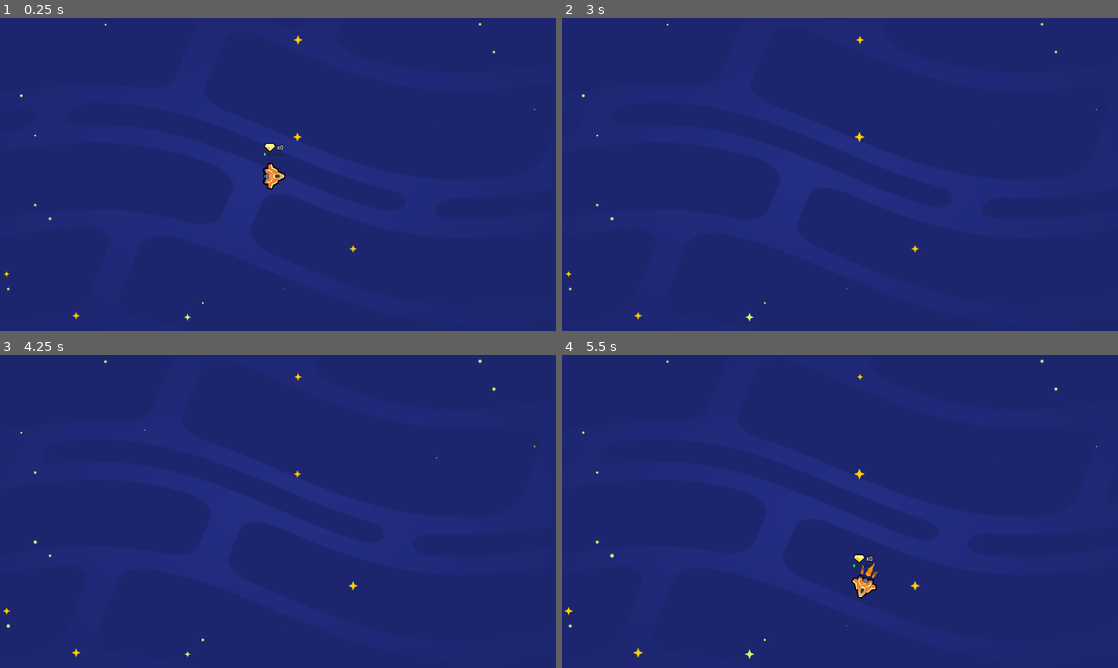
Above: before the commit, frames 1-4 (two rows, left to right).
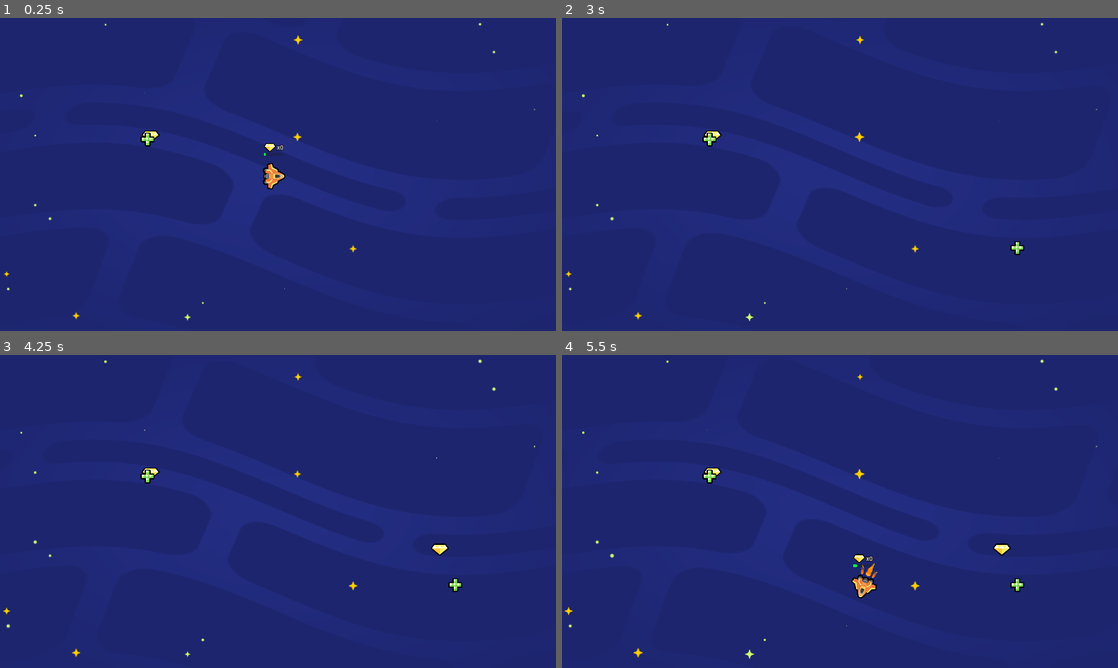
Above: after the commit, the same moments.

Repository: EvanYee3/2d-GameDev-Course
Game: Godot game, scene res://lessons/space_level.tscn
Two runs of this game, one before a commit and one after it. Both use one fixed random seed, a clock stepped at 60 frames per second and the inputs below.
Inputs:
- Up to frame 1 (0.25 s): no input
- Up to frame 2 (3 s): hold D (move_right) 0.53-1.28 s; hold S (move_down) 1.28-2.03 s; hold D (move_right) 2.03-2.78 s; hold W (move_up) from 2.78 s (still down)
- Up to frame 3 (4.25 s): tap Enter at 3.5 s; release W (move_up) at 3.53 s; hold A (move_left) from 3.53 s (still down)
- Up to frame 4 (5.5 s): release A (move_left) at 5.03 s; hold S (move_down) from 5.03 s (still down)

The runs differ from the first frame. In frame 1, 0.1% of the frame differs, in the area x 25-29%, y 36-42%; in frame 2, 0.2%; in frame 3, 0.3%; in frame 4, 0.3%, in the area x 25-84%, y 36-76%.

Commit message:
M5 L8 Done

Diff:
--- a/05.loot_it_all_workbook/lessons/gem.tscn
+++ b/05.loot_it_all_workbook/lessons/gem.tscn
@@ -7,6 +7,7 @@
 radius = 25.0
 
 [node name="Gem" type="Area2D" groups=["gem"]]
+collision_layer = 2
 script = ExtResource("1_s1obg")
 
 [node name="Sprite2D" type="Sprite2D" parent="."]
--- a/05.loot_it_all_workbook/lessons/health_pack.tscn
+++ b/05.loot_it_all_workbook/lessons/health_pack.tscn
@@ -7,6 +7,7 @@
 radius = 25.0
 
 [node name="HealthPack" type="Area2D" groups=["healing_item"]]
+collision_layer = 2
 script = ExtResource("1_ihopk")
 
 [node name="Sprite2D" type="Sprite2D" parent="."]
--- a/05.loot_it_all_workbook/lessons/space_level.tscn
+++ b/05.loot_it_all_workbook/lessons/space_level.tscn
@@ -1,15 +1,24 @@
-[gd_scene load_steps=4 format=3 uid="uid://btkjymc78ap8d"]
+[gd_scene load_steps=6 format=3 uid="uid://btkjymc78ap8d"]
 
 [ext_resource type="PackedScene" uid="uid://dmv50krf4bo5r" path="res://lessons/ship.tscn" id="2_2j1u5"]
 [ext_resource type="PackedScene" uid="uid://bxfevggvxo634" path="res://assets/background/space_background.tscn" id="3_e6xy1"]
 [ext_resource type="PackedScene" uid="uid://drckc4x6gxeav" path="res://lessons/random_item_placer.tscn" id="3_lm0a2"]
+[ext_resource type="PackedScene" uid="uid://cbe3kpnqudejt" path="res://lessons/gem.tscn" id="4_qnawd"]
+[ext_resource type="PackedScene" uid="uid://besft06lr0nsw" path="res://lessons/health_pack.tscn" id="5_4f8ca"]
 
 [node name="Level" type="Node2D"]
 
 [node name="Ship" parent="." instance=ExtResource("2_2j1u5")]
 position = Vector2(946, 546)
+collision_mask = 2
 
 [node name="SpaceBackground" parent="." instance=ExtResource("3_e6xy1")]
 
 [node name="RandomItemPlacer" parent="." instance=ExtResource("3_lm0a2")]
-position = Vector2(1367.17, 462.046)
+position = Vector2(936, 293)
+
+[node name="Gem" parent="." instance=ExtResource("4_qnawd")]
+position = Vector2(520, 409)
+
+[node name="HealthPack" parent="." instance=ExtResource("5_4f8ca")]
+position = Vector2(510, 419)
